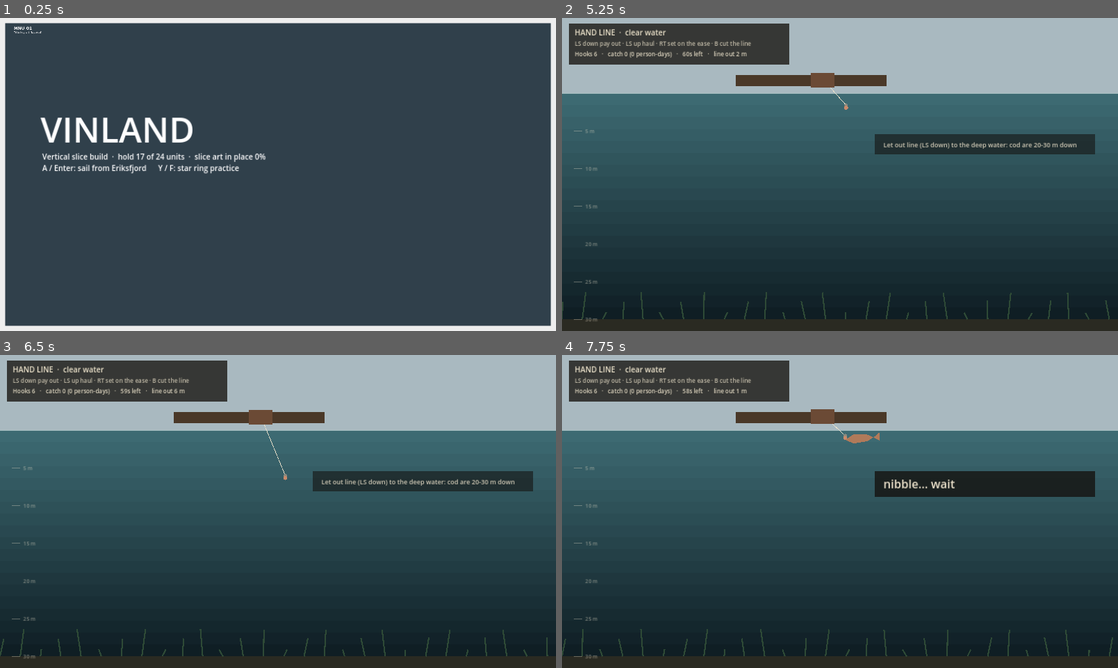
Above: before the commit, frames 1-4 (two rows, left to right).
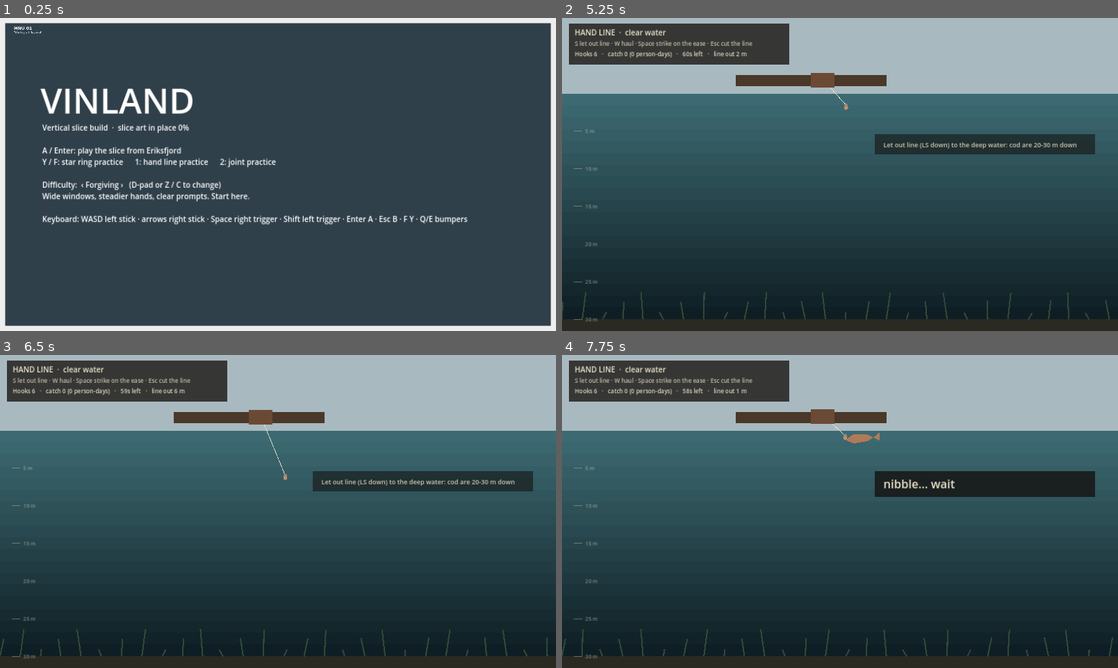
Above: after the commit, the same moments.

Repository: nickdoneysr/Vinland
Game: Godot game, scene res://scenes/boot.tscn
The game is run twice, just before and just after one commit, with the same random seed, the same clock (stepped at 60 frames per second) and the same inputs.
Inputs (mouse positions are in pixels of both pictures, inside the frame that each line leads up to):
- Up to frame 1 (0.25 s): no input
- Up to frame 2 (5.25 s): tap Enter (commit) at 0.5, 0.8, 1.35 s; move the mouse to (962, 158) at 0.52 s; hold C (ui_right_pad) 0.53-1.28 s; hold F (alt) 0.53-1.28 s; click (962, 158) at 0.67 s; move the mouse to (728, 190) at 1.27 s; hold S (ls_down) 1.28-2.03 s; tap Shift (lt) at 1.55 s; move the mouse to (895, 105) at 2.02 s; hold C (ui_right_pad) 2.03-2.78 s; hold Shift (lt) 2.03-2.78 s; tap Space (rt) at 2.3, 2.85 s; move the mouse to (812, 237) at 2.77 s; hold W (ls_up) 2.78-3.53 s; click (812, 237) at 2.92 s; tap 1 at 3.05, 3.6 s; move the mouse to (1006, 221) at 3.52 s; hold Z (ui_left_pad) 3.53-5.03 s; tap 2 at 3.8, 4.35 s; move the mouse to (673, 127) at 4.27 s; tap R at 4.55, 5.1 s; move the mouse to (867, 174) at 5.02 s; hold S (ls_down) from 5.03 s (still down); hold F (alt) from 5.03 s (still down); click (867, 174) at 5.17 s
- Up to frame 3 (6.5 s): move the mouse to (194, 433) at 5.77 s; release S (ls_down) at 5.78 s; release F (alt) at 5.78 s; hold C (ui_right_pad) from 5.78 s (still down); tap F (alt) at 5.85 s; tap Enter (commit) at 6.05 s
- Up to frame 4 (7.75 s): move the mouse to (962, 495) at 6.52 s; release C (ui_right_pad) at 6.53 s; hold W (ls_up) 6.53-7.28 s; hold Enter (commit) 6.53-7.28 s; tap Shift (lt) at 6.8, 7.35 s; move the mouse to (728, 527) at 7.27 s; hold C (ui_right_pad) from 7.28 s (still down); click (728, 527) at 7.42 s; tap Space (rt) at 7.55 s

The runs differ from the first frame. In frame 1, 5.6% of the frame differs, in the area x 7-85%, y 22-66%; in frame 2, 0.3%; in frame 3, 0.3%; in frame 4, 0.3%.

Commit message:
Difficulty retune: settling timber, slower peg, keyboard wind-up, thinner clouds and patient seat on easier settings; title difficulty selector; keyboard help and step prompts
Co-Authored-By: Claude Opus 5.5 <noreply@anthropic.com>
Claude-Session: https://claude.ai/code/session_018inbrQHz2eFfbj9ny1keZA

Diff:
--- a/data/minigames.json
+++ b/data/minigames.json
@@ -82,7 +82,12 @@
   "stress_cap_dry": 1.0,
   "stress_cap_rain": 0.75,
   "max_seconds": 30,
-  "stress_cap_mult": 1.0
+  "stress_cap_mult": 1.0,
+  "charge_seconds": 0.8,
+  "brace_strength": 1.6,
+  "brace_settle": 1.5,
+  "brace_held_decay": 1.0,
+  "peg_speed": 40.0
  },
  "ring": {
   "seat_radius_deg": 0.6,
@@ -91,7 +96,9 @@
   "partial_err": 1.5,
   "sway_scale": 1.0,
   "assist_level": 0.0,
-  "move_speed": 520.0
+  "move_speed": 520.0,
+  "cloud_scale": 1.0,
+  "seat_decay": 1.0
  },
  "difficulty": {
   "_note": "Overrides per difficulty. Forgiving is the default for new players; Hard is the original tuning the expert bots were built on.",
@@ -103,7 +110,9 @@
     "partial_err": 2.2,
     "sway_scale": 0.45,
     "assist_level": 0.6,
-    "move_speed": 340.0
+    "move_speed": 340.0,
+    "cloud_scale": 0.55,
+    "seat_decay": 0.0
    },
    "hand_line": {
     "ease_seconds": 1.1,
@@ -113,8 +122,8 @@
     "bite_banner": true
    },
    "joint": {
-    "brace_drift": 1.0,
-    "brace_tolerance": 0.35,
+    "brace_drift": 0.6,
+    "brace_tolerance": 0.45,
     "brace_seconds": 0.6,
     "peg_tolerance_deg": 12.0,
     "peg_seat_seconds": 0.3,
@@ -123,7 +132,11 @@
      0.35,
      0.85
     ],
-    "max_seconds": 45
+    "max_seconds": 45,
+    "charge_seconds": 1.5,
+    "brace_strength": 0.7,
+    "brace_held_decay": 0.25,
+    "peg_speed": 18.0
    }
   },
   "standard": {
@@ -134,7 +147,9 @@
     "partial_err": 1.8,
     "sway_scale": 0.7,
     "assist_level": 0.25,
-    "move_speed": 380.0
+    "move_speed": 380.0,
+    "cloud_scale": 0.8,
+    "seat_decay": 0.5
    },
    "hand_line": {
     "ease_seconds": 0.75,
@@ -144,17 +159,21 @@
     "bite_banner": true
    },
    "joint": {
-    "brace_drift": 1.6,
-    "brace_tolerance": 0.28,
+    "brace_drift": 0.9,
+    "brace_tolerance": 0.35,
     "brace_seconds": 0.8,
     "peg_tolerance_deg": 9.0,
     "peg_seat_seconds": 0.45,
     "stress_cap_mult": 1.2,
     "best_force": [
-     0.45,
-     0.8
+     0.4,
+     0.82
     ],
-    "max_seconds": 38
+    "max_seconds": 38,
+    "charge_seconds": 1.2,
+    "brace_strength": 0.8,
+    "brace_held_decay": 0.5,
+    "peg_speed": 24.0
    }
   },
   "hard": {
--- a/scripts/boot.gd
+++ b/scripts/boot.gd
@@ -1,4 +1,6 @@
 extends Control
+
+var info: Label
 ## Boot and title screen. Run with `-- --smoke` to print a self-check and quit (used in CI).
 
 func _ready() -> void:
@@ -12,18 +14,38 @@
 	var title := Label.new()
 	title.text = "VINLAND"
 	title.add_theme_font_size_override("font_size", 120)
-	title.position = Vector2(140, 300)
+	title.position = Vector2(140, 200)
 	add_child(title)
-	var info := Label.new()
+	info = Label.new()
 	info.add_theme_font_size_override("font_size", 26)
-	info.position = Vector2(146, 460)
-	info.text = "Vertical slice build  ·  hold %s of %s units  ·  slice art in place %d%%\nA / Enter: sail from Eriksfjord      Y / F: star ring practice" % [
-		Game.hold_load(), Game.hold_capacity(), int(Art.coverage("Vertical slice") * 100)]
+	info.position = Vector2(146, 360)
 	add_child(info)
+	_refresh()
 	if "--smoke" in OS.get_cmdline_user_args():
 		_smoke()
 
+func _refresh() -> void:
+	info.text = ("Vertical slice build  ·  slice art in place %d%%\n\n" % int(Art.coverage("Vertical slice") * 100)) + \
+		"A / Enter: play the slice from Eriksfjord\n" + \
+		"Y / F: star ring practice      1: hand line practice      2: joint practice\n\n" + \
+		"Difficulty:  ‹ %s ›   (D-pad or Z / C to change)\n" % Game.DIFFICULTY_NAMES[Game.settings.difficulty] + \
+		{"forgiving": "Wide windows, steadier hands, clear prompts. Start here.",
+		 "standard": "Tighter windows. The prompts stay on.",
+		 "hard": "The original tuning: small windows, no prompts. Made for a gamepad."}[Game.settings.difficulty] + \
+		"\n\nKeyboard: WASD left stick · arrows right stick · Space right trigger · Shift left trigger · Enter A · Esc B · F Y · Q/E bumpers"
+
+func _cycle(d: int) -> void:
+	var i := Game.DIFFICULTIES.find(Game.settings.difficulty)
+	Game.settings.difficulty = Game.DIFFICULTIES[clampi(i + d, 0, Game.DIFFICULTIES.size() - 1)]
+	_refresh()
+
 func _unhandled_input(e: InputEvent) -> void:
+	if e.is_action_pressed("ui_right_pad"):
+		_cycle(1)
+		return
+	if e.is_action_pressed("ui_left_pad"):
+		_cycle(-1)
+		return
 	if e.is_action_pressed("commit"):
 		get_tree().change_scene_to_file("res://scenes/voyage.tscn")
 	elif e.is_action_pressed("alt"):
--- a/scripts/minigames/hand_line_scene.gd
+++ b/scripts/minigames/hand_line_scene.gd
@@ -167,7 +167,7 @@
 	# HUD
 	draw_rect(Rect2(24, 20, 760, 140), Color(0.1, 0.09, 0.07, 0.8))
 	draw_string(_font, Vector2(44, 60), "HAND LINE  ·  %s" % ("fog" if rules.fog else ("strong current" if rules.current > 0.6 else "clear water")), HORIZONTAL_ALIGNMENT_LEFT, -1, 26, ink)
-	draw_string(_font, Vector2(44, 96), "LS down pay out · LS up haul · RT set on the ease · B cut the line", HORIZONTAL_ALIGNMENT_LEFT, -1, 20, Color(ink, 0.75))
+	draw_string(_font, Vector2(44, 96), "S let out line · W haul · Space strike on the ease · Esc cut the line" if Controls.keyboard else "LS down pay out · LS up haul · RT set on the ease · B cut the line", HORIZONTAL_ALIGNMENT_LEFT, -1, 20, Color(ink, 0.75))
 	draw_string(_font, Vector2(44, 132), "Hooks %d   ·   catch %d (%.0f person-days)   ·   %ds left   ·   line out %.0f m" % [
 		rules.hooks, rules.catch.size(), rules.person_days(), maxi(0, ceili(rules.time_left)), rules.depth], HORIZONTAL_ALIGNMENT_LEFT, -1, 20, Color(ink, 0.9))
 	if not embedded:
@@ -188,7 +188,7 @@
 			HandLine.Phase.TUG1, HandLine.Phase.GAP: banner = "TUG"
 			HandLine.Phase.TUG2: banner = "TUG TUG"
 			HandLine.Phase.EASE:
-				banner = "NOW!  pull RT"
+				banner = "NOW!  %s" % ("press Space" if Controls.keyboard else "pull RT")
 				bcol = Color("e8c35a")
 			HandLine.Phase.HOOKED:
 				banner = "Haul (LS up) · ease off (LS down) when the strain goes red"
--- a/scripts/minigames/joint_scene.gd
+++ b/scripts/minigames/joint_scene.gd
@@ -42,11 +42,11 @@
 		var ls := Controls.left_stick().x
 		var rs := Controls.right_stick().x
 		var rt := Input.get_action_strength("rt")
-		# Keyboard: a key is all or nothing, so holding it winds the blow up over 0.8 s and
+		# Keyboard: a key is all or nothing, so holding it winds the blow up (charge_seconds to full) and
 		# letting go strikes at the wound-up force. A pad trigger strikes at how far it was pulled.
 		if (Controls.keyboard or keyboard_charge) and not autopilot and not bot_input.is_valid():
 			if rt > 0.5:
-				_charge = minf(1.0, _charge + delta / 0.8)
+				_charge = minf(1.0, _charge + delta / float(_cfg.get("charge_seconds", 0.8)))
 				rt = maxf(0.16, _charge)
 			else:
 				_charge = 0.0
@@ -56,7 +56,7 @@
 			ls = b[0]; rs = b[1]; rt = b[2]
 			if keyboard_charge:
 				if rt > 0.5:
-					_charge = minf(1.0, _charge + delta / 0.8)
+					_charge = minf(1.0, _charge + delta / float(_cfg.get("charge_seconds", 0.8)))
 					rt = maxf(0.16, _charge)
 				else:
 					_charge = 0.0
@@ -142,9 +142,10 @@
 			draw_line(Vector2(rx, ry), Vector2(rx - 8, ry + 30), Color(0.85, 0.88, 0.9, 0.3), 1.5)
 	# HUD
 	draw_rect(Rect2(24, 20, 900, 150), Color(0.1, 0.09, 0.07, 0.82))
-	var step_text := {Joint.Phase.BRACE: "1  Brace the timber with the left stick until it stops rocking",
-		Joint.Phase.SET: "2  Turn the peg to the hole with the right stick",
-		Joint.Phase.DRIVE: "3  Drive it: pull RT for each blow. A half pull drives with the grain; a full pull can split it",
+	var kb := Controls.keyboard
+	var step_text := {Joint.Phase.BRACE: "1  Brace the timber (%s) against its rocking until the brace meter is green" % ("A / D" if kb else "left stick"),
+		Joint.Phase.SET: "2  Turn the peg (%s) to line up with the hole's mark" % ("left / right arrows" if kb else "right stick"),
+		Joint.Phase.DRIVE: "3  Drive it: %s. Too hard splits the log; keep the brace green" % ("hold Space and let go in the green" if kb else "pull RT into the green and release"),
 		Joint.Phase.SEATED: "The joint is seated.", Joint.Phase.SPLIT: "The log split along the grain.", Joint.Phase.TIMEOUT: "The light is gone and the peg is not home."}
 	draw_string(_font, Vector2(44, 60), "THE JOINT  ·  %s" % ("rain: the grain takes less" if rules.rain else "dry"), HORIZONTAL_ALIGNMENT_LEFT, -1, 26, ink)
 	draw_string(_font, Vector2(44, 98), step_text[rules.phase], HORIZONTAL_ALIGNMENT_LEFT, 860, 21, Color(ink, 0.9))
--- a/scripts/minigames/star_ring.gd
+++ b/scripts/minigames/star_ring.gd
@@ -71,7 +71,7 @@
 	false_offset = (_rng.randf_range(1.5, 3.0) * (1 if _rng.randf() < 0.5 else -1)) if cond.fog else 0.0
 	outcome = {}
 	clouds.clear()
-	var n := int(cond.cloud * 16)
+	var n := int(cond.cloud * 16 * float(cfg.get("cloud_scale", 1.0)))
 	for i in n:
 		clouds.append({"p": Vector2(_rng.randf_range(-300, 2200), _rng.randf_range(-100, 760)),
 			"r": _rng.randf_range(110, 260), "v": _rng.randf_range(18, 45)})
@@ -296,7 +296,19 @@
 func _draw_hud() -> void:
 	var ink := Color("ede3cc")
 	draw_string(_font, Vector2(40, 54), "STAR RING  ·  %s" % cond.label, HORIZONTAL_ALIGNMENT_LEFT, -1, 26, ink)
-	draw_string(_font, Vector2(40, 90), "LS hold the ring   RS fine seat   RT raise   LT lower   A take the fix   B abort",
+	var help := "WASD move the ring · Space raise the sight · Shift lower · arrows fine · Enter take the fix · Esc abort" if Controls.keyboard else "LS hold the ring   RS fine seat   RT raise   LT lower   A take the fix   B abort"
+	if Game.settings.difficulty != "hard" and outcome.is_empty():
+		var step := "1  Put the ring's bottom bar on the horizon line"
+		var bar_y := ring.y + BAR_OFFSET
+		if absf(horizon_y_at(ring.x) - bar_y) < 14.0:
+			step = "2  Raise or lower the sight (the small circle) onto the bright Pole Star"
+		if quality > 0.3:
+			step = "3  Hold it there until the bar at the top right fills, then take the fix"
+		if rule.seat_held >= rule.seat_time:
+			step = "Seated. Take the fix now (%s)" % ("Enter" if Controls.keyboard else "A")
+		draw_rect(Rect2(30, 990, 1120, 60), Color(0.08, 0.07, 0.06, 0.75))
+		draw_string(_font, Vector2(50, 1030), step, HORIZONTAL_ALIGNMENT_LEFT, 1080, 26, Color("e8c35a"))
+	draw_string(_font, Vector2(40, 90), help,
 		HORIZONTAL_ALIGNMENT_LEFT, -1, 20, Color(ink, 0.75))
 	if not embedded:
 		draw_string(_font, Vector2(40, 122), "Keys: WASD / arrows / Space / Shift / Enter / Esc   ·   1-5 conditions   R new night",
--- a/scripts/sim/joint.gd
+++ b/scripts/sim/joint.gd
@@ -58,13 +58,13 @@
 	stress = maxf(0.0, stress - float(c.stress_decay_per_second) * dt)
 	match phase:
 		Phase.BRACE:
-			brace_held = brace_held + dt if braced() else maxf(0.0, brace_held - dt)
+			brace_held = brace_held + dt if braced() else maxf(0.0, brace_held - dt * float(c.get("brace_held_decay", 1.0)))
 			if brace_held >= float(c.brace_seconds):
 				phase = Phase.SET
 				events.append("braced")
 		Phase.SET:
-			peg_angle += rs_x * 40.0 * dt
-			set_held = set_held + dt if misalign() <= float(c.peg_tolerance_deg) else 0.0
+			peg_angle += rs_x * float(c.get("peg_speed", 40.0)) * dt
+			set_held = set_held + dt if misalign() <= float(c.peg_tolerance_deg) else maxf(0.0, set_held - dt * float(c.get("brace_held_decay", 1.0)) * 2.0)
 			if set_held >= float(c.peg_seat_seconds):
 				phase = Phase.DRIVE
 				events.append("set")
--- a/scripts/sim/ring_fix.gd
+++ b/scripts/sim/ring_fix.gd
@@ -12,12 +12,14 @@
 var partial_err := 1.5
 var seat_time := 1.2        # seconds the star must stay seated before a commit counts
 var seat_radius := 0.6      # degrees between the sight and the star that count as seated
+var seat_decay := 1.0       # how fast the seat drains when the star slips (0: it waits for you)
 
 func configure(cfg: Dictionary) -> void:
 	clean_err = float(cfg.get("clean_err", clean_err))
 	partial_err = float(cfg.get("partial_err", partial_err))
 	seat_time = float(cfg.get("seat_seconds", seat_time))
 	seat_radius = float(cfg.get("seat_radius_deg", seat_radius))
+	seat_decay = float(cfg.get("seat_decay", seat_decay))
 
 var true_lat := 61.0
 var seat_held := 0.0
@@ -42,7 +44,7 @@
 		if samples.size() > 240:
 			samples.pop_front()
 	else:
-		seat_held = maxf(0.0, seat_held - delta)
+		seat_held = maxf(0.0, seat_held - delta * seat_decay)
 	return seat_quality(aim_err, visible)
 
 ## 0..1, drives the rim glow and the haptic pulse (they must always agree).
--- a/tests/novice.gd
+++ b/tests/novice.gd
@@ -87,14 +87,31 @@
 			var lo := float(o.best[0]); var hi := float(o.best[1])
 			memo.aim = clampf((lo + hi) / 2.0 + rng.randf_range(-0.14, 0.14), 0.2, 1.0)
 		var patient: bool = o.load < 0.6
-		if memo.get("pulling", false):
-			if o.pull >= memo.aim:
-				memo.pulling = false               # lets go (the release itself lands a reaction late)
-				memo.cd = 0.5
-				memo.erase("aim")
-			else:
-				rt = 1.0 if keyboard else minf(1.0, o.pull + 0.25)
-		elif memo.cd <= 0.0 and patient:
-			memo.pulling = true
-			rt = 1.0 if keyboard else 0.25
+		if keyboard:
+			# Watches the wind-up and lets go, anticipating the rising meter by about half a reaction.
+			var rate := 1.0 / float(n._cfg.get("charge_seconds", 0.8))
+			if memo.get("pulling", false):
+				if o.pull >= memo.aim - rate * delay * 0.5:
+					memo.pulling = false
+					memo.cd = 0.5
+					memo.erase("aim")
+				else:
+					rt = 1.0
+			elif memo.cd <= 0.0 and patient:
+				memo.pulling = true
+				rt = 1.0
+		else:
+			# A pad trigger is pulled to a depth by feel, held a moment, and released.
+			memo.hold = memo.get("hold", 0.0)
+			if memo.get("pulling", false):
+				memo.hold += dt
+				rt = memo.aim
+				if memo.hold > 0.15:
+					memo.pulling = false
+					memo.cd = 0.5
+					memo.hold = 0.0
+					memo.erase("aim")
+			elif memo.cd <= 0.0 and patient:
+				memo.pulling = true
+				rt = memo.aim
 	return [ls, rs, rt]
--- a/tests/test_novice.gd
+++ b/tests/test_novice.gd
@@ -1,7 +1,7 @@
 extends RefCounted
 ## Can a first-time player pass each mini-game? Plays a novice model on keyboard and pad at each difficulty.
 
-const TARGET := {"forgiving": 0.8, "standard": 0.55}
+const TARGET := {"forgiving": 0.85, "standard": 0.6}
 
 static func run(t) -> void:
 	var tree: SceneTree = t.get_tree()
